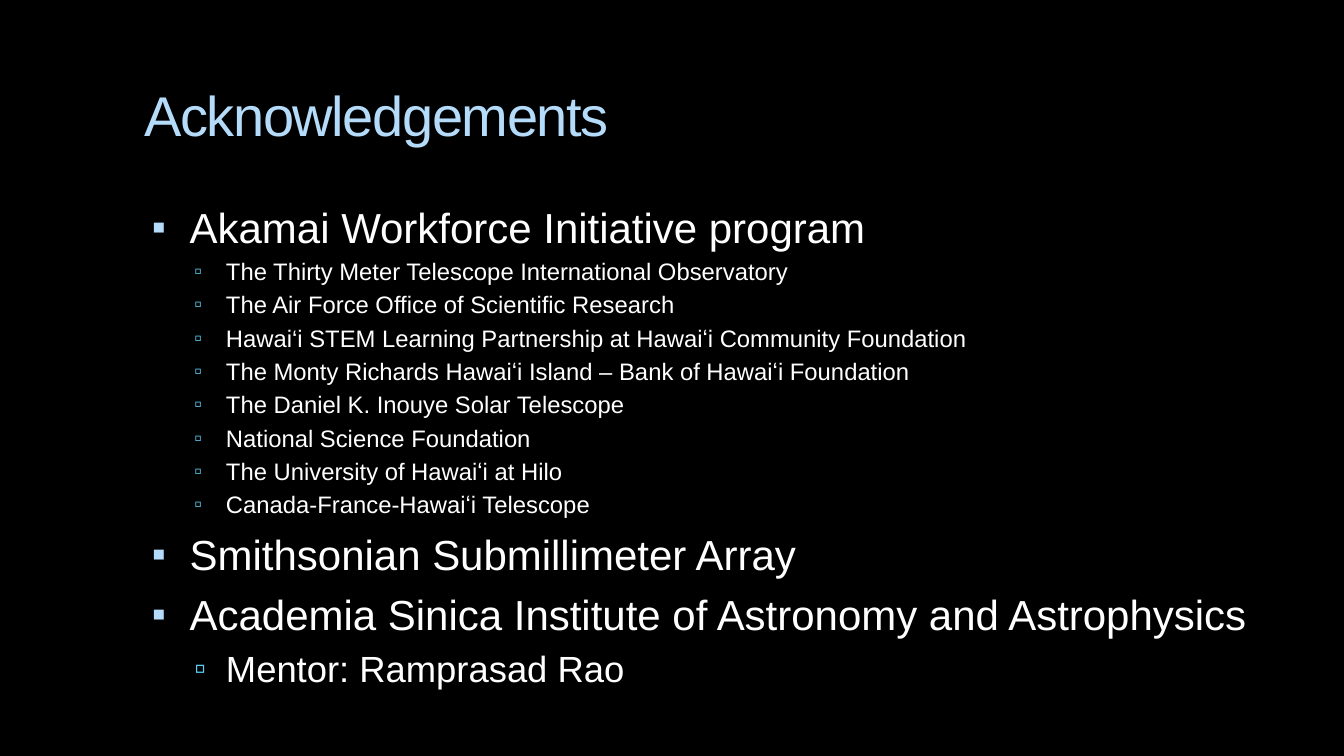
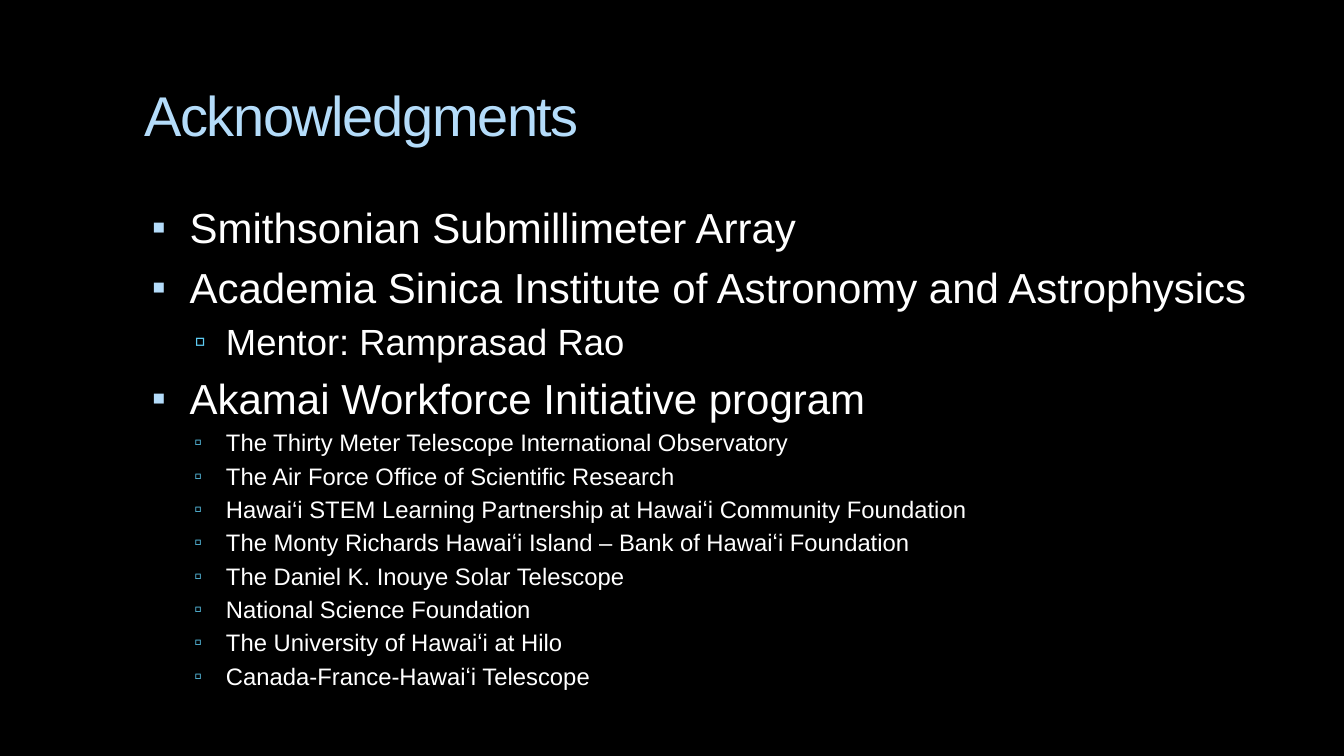
Before and after one commit to psmd-iberutaru/Akamai-Internship, a slide deck: slide 18 of Akamai/Final_Presentation/Akamai_Final_Presentation.pptx (slide 17 before the commit). Drawn at 1344x756 pixels with LibreOffice and Linux fonts; fonts in the diff are those of the drawing; background and template pictures are left out. Boxes give left, top, right and bottom in pixels: in the first picture for what was removed or moved away, otherwise in the second. Text is boxed around its words. In the diff, an @@ line names an element or a change of style, - is before the commit and + after.

```diff
--- a/Akamai/Final_Presentation/Akamai_Final_Presentation.pptx
+++ b/Akamai/Final_Presentation/Akamai_Final_Presentation.pptx
@@ title at (144, 95, 579, 146): text changed @@
-Acknowledgements
+Acknowledgments
@@ text at (190, 212, 1246, 363): paragraphs added @@
+▪ Smithsonian Submillimeter Array
+▪ Academia Sinica Institute of Astronomy and Astrophysics
+  ▫ Mentor: Ramprasad Rao
@@ text at (190, 539, 1246, 690): paragraphs removed @@
-▪ Smithsonian Submillimeter Array
-▪ Academia Sinica Institute of Astronomy and Astrophysics
-  ▫ Mentor: Ramprasad Rao
```
Also in this commit, not shown: 16 other slides changed, 3 slides added, 22 other files.
